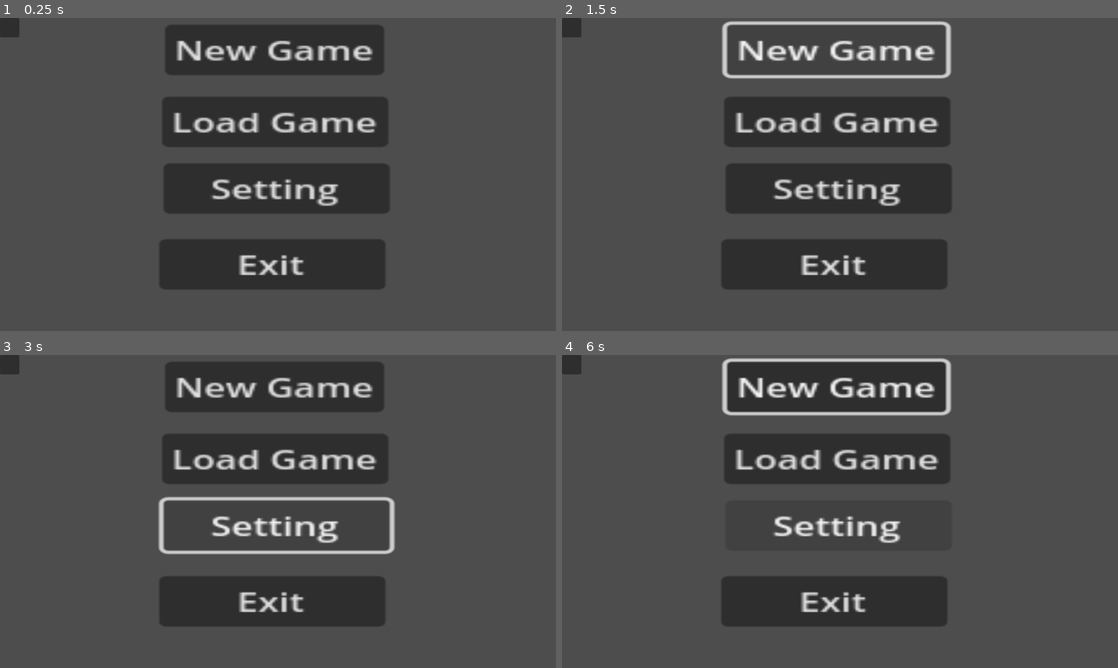
Above: before the commit, frames 1-4 (two rows, left to right).
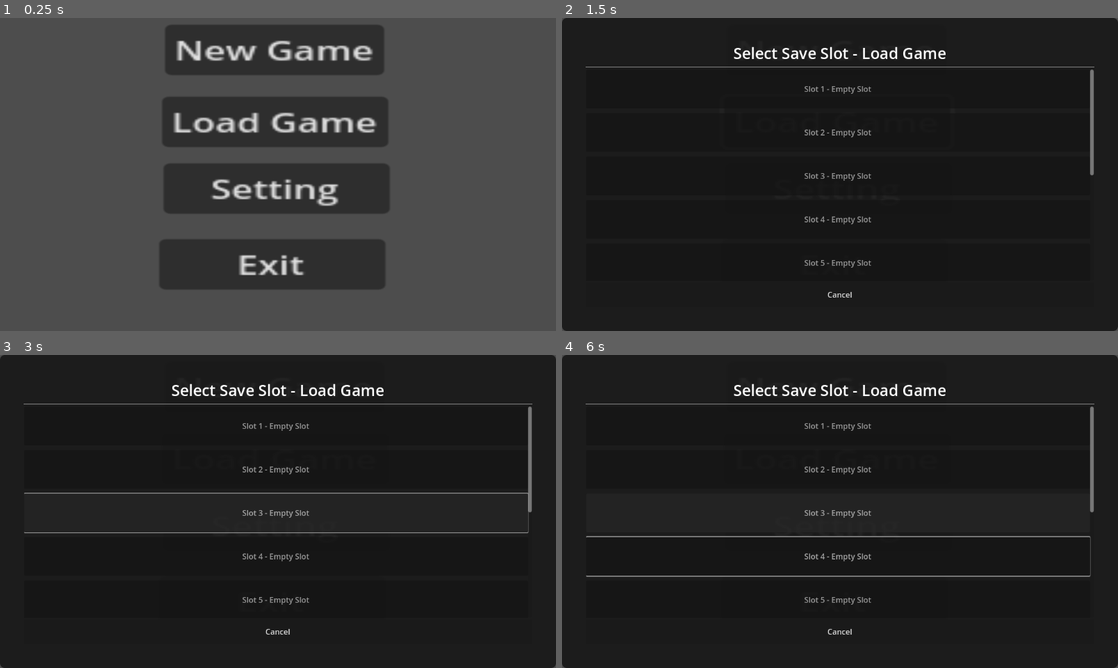
Above: after the commit, the same moments.

Repository: RandySteven/GameFarm
Game: Godot game, scene res://scenes/main_menu.tscn
Same seed, same stepped clock (60 frames per second), same inputs: the game is played once before the commit and once after it.
Inputs (mouse positions are in pixels of both pictures, inside the frame that each line leads up to):
- Up to frame 1 (0.25 s): no input
- Up to frame 2 (1.5 s): click "Load Game" at 0.5 s; click (834, 49) at 1.25 s, where only the run before the commit has a clickable "New Game"
- Up to frame 3 (3 s): click (272, 386) at 2 s, where only the run before the commit has a clickable "New Game"; click (278, 524) at 2.75 s, where only the run before the commit has a clickable "Setting"
- Up to frame 4 (6 s): hold D (move_right) 3.53-4.28 s; hold Z (action) 3.53-4.28 s; hold S (move_down) 4.28-5.03 s; tap 1 at 4.35 s; hold D (move_right) 5.03-5.78 s; tap 2 at 5.1 s; hold W (move_up) from 5.78 s (still down); tap Tab at 5.85 s

The runs differ from the first frame. In frame 1, 0.2% of the frame differs, in the area x 0-4%, y 0-7%; in frame 2, 97%, in the area x 0-100%, y 0-100%; in frame 3, 93%; in frame 4, 93%.

Commit message:
saves system

Diff:
--- a/assets/json/characters/dummy.json
+++ b/assets/json/characters/dummy.json
@@ -46,6 +46,7 @@
 	"bob": {
 		"name": "Bob",
 		"birthday": "11-SPRING",
-		"listOfEvents": []
+		"listOfEvents": [],
+		"relationShipLevel": 0
 	}
 }
--- /dev/null
+++ b/assets/json/saves/save_slots.json
@@ -0,0 +1,4 @@
+{
+	"max_slot": 10,
+	"slots": []
+}
--- a/scenes/main_menu.tscn
+++ b/scenes/main_menu.tscn
@@ -1,6 +1,20 @@
-[gd_scene load_steps=2 format=3 uid="uid://b6ay8tj4lbt4w"]
+[gd_scene load_steps=4 format=3 uid="uid://b6ay8tj4lbt4w"]
 
 [ext_resource type="Script" uid="uid://bxlcym8i0gf3o" path="res://scripts/MainMenu.gd" id="1_l6cm7"]
+
+[sub_resource type="StyleBoxFlat" id="StyleBoxFlat_1"]
+bg_color = Color(0.1, 0.1, 0.1, 0.95)
+corner_radius_top_left = 10
+corner_radius_top_right = 10
+corner_radius_bottom_right = 10
+corner_radius_bottom_left = 10
+
+[sub_resource type="StyleBoxFlat" id="StyleBoxFlat_2"]
+bg_color = Color(0.15, 0.15, 0.15, 0.98)
+corner_radius_top_left = 10
+corner_radius_top_right = 10
+corner_radius_bottom_right = 10
+corner_radius_bottom_left = 10
 
 [node name="MainMenu" type="Control"]
 layout_mode = 3
@@ -56,9 +70,107 @@
 [node name="CanvasLayer" type="CanvasLayer" parent="."]
 
 [node name="SavedListPanel" type="Panel" parent="CanvasLayer"]
-offset_right = 40.0
-offset_bottom = 40.0
+visible = false
+layout_mode = 1
+anchors_preset = 15
+anchor_right = 1.0
+anchor_bottom = 1.0
+grow_horizontal = 2
+grow_vertical = 2
+theme_override_styles/panel = SubResource("StyleBoxFlat_1")
+
+[node name="MarginContainer" type="MarginContainer" parent="CanvasLayer/SavedListPanel"]
+layout_mode = 1
+anchors_preset = 15
+anchor_right = 1.0
+anchor_bottom = 1.0
+grow_horizontal = 2
+grow_vertical = 2
+theme_override_constants/margin_left = 50
+theme_override_constants/margin_top = 50
+theme_override_constants/margin_right = 50
+theme_override_constants/margin_bottom = 50
+
+[node name="VBoxContainer" type="VBoxContainer" parent="CanvasLayer/SavedListPanel/MarginContainer"]
+layout_mode = 2
+
+[node name="TitleLabel" type="Label" parent="CanvasLayer/SavedListPanel/MarginContainer/VBoxContainer"]
+layout_mode = 2
+theme_override_font_sizes/font_size = 32
+text = "Select Save Slot"
+horizontal_alignment = 1
+
+[node name="HSeparator" type="HSeparator" parent="CanvasLayer/SavedListPanel/MarginContainer/VBoxContainer"]
+layout_mode = 2
+
+[node name="ScrollContainer" type="ScrollContainer" parent="CanvasLayer/SavedListPanel/MarginContainer/VBoxContainer"]
+layout_mode = 2
+size_flags_vertical = 3
+
+[node name="SlotContainer" type="VBoxContainer" parent="CanvasLayer/SavedListPanel/MarginContainer/VBoxContainer/ScrollContainer"]
+layout_mode = 2
+size_flags_horizontal = 3
+theme_override_constants/separation = 10
+
+[node name="CancelButton" type="Button" parent="CanvasLayer/SavedListPanel/MarginContainer/VBoxContainer"]
+layout_mode = 2
+custom_minimum_size = Vector2(0, 50)
+text = "Cancel"
+
+[node name="ConfirmFormPanel" type="Panel" parent="CanvasLayer"]
+visible = false
+layout_mode = 1
+anchors_preset = 8
+anchor_left = 0.5
+anchor_top = 0.5
+anchor_right = 0.5
+anchor_bottom = 0.5
+offset_left = -250.0
+offset_top = -100.0
+offset_right = 250.0
+offset_bottom = 100.0
+grow_horizontal = 2
+grow_vertical = 2
+theme_override_styles/panel = SubResource("StyleBoxFlat_2")
+
+[node name="MarginContainer" type="MarginContainer" parent="CanvasLayer/ConfirmFormPanel"]
+layout_mode = 1
+anchors_preset = 15
+anchor_right = 1.0
+anchor_bottom = 1.0
+grow_horizontal = 2
+grow_vertical = 2
+theme_override_constants/margin_left = 20
+theme_override_constants/margin_top = 20
+theme_override_constants/margin_right = 20
+theme_override_constants/margin_bottom = 20
+
+[node name="VBoxContainer" type="VBoxContainer" parent="CanvasLayer/ConfirmFormPanel/MarginContainer"]
+layout_mode = 2
+
+[node name="Label" type="Label" parent="CanvasLayer/ConfirmFormPanel/MarginContainer/VBoxContainer"]
+layout_mode = 2
+theme_override_font_sizes/font_size = 18
+text = "Are you sure?"
+horizontal_alignment = 1
+autowrap_mode = 2
+
+[node name="HBoxContainer" type="HBoxContainer" parent="CanvasLayer/ConfirmFormPanel/MarginContainer/VBoxContainer"]
+layout_mode = 2
+size_flags_vertical = 3
+alignment = 1
+
+[node name="YesButton" type="Button" parent="CanvasLayer/ConfirmFormPanel/MarginContainer/VBoxContainer/HBoxContainer"]
+layout_mode = 2
+size_flags_horizontal = 3
+text = "Yes"
+
+[node name="NoButton" type="Button" parent="CanvasLayer/ConfirmFormPanel/MarginContainer/VBoxContainer/HBoxContainer"]
+layout_mode = 2
+size_flags_horizontal = 3
+text = "No"
 
 [connection signal="pressed" from="LoadGameButton" to="." method="_on_load_game_button_pressed"]
 [connection signal="pressed" from="NewGameButton" to="." method="_on_new_game_button_pressed"]
 [connection signal="pressed" from="ExitButton" to="." method="_on_exit_button_pressed"]
+[connection signal="pressed" from="CanvasLayer/SavedListPanel/MarginContainer/VBoxContainer/CancelButton" to="." method="_on_cancel_button_pressed"]
--- a/scripts/MainMenu.gd
+++ b/scripts/MainMenu.gd
@@ -1,11 +1,274 @@
 class_name MainMenu extends Node
 
+@onready var saved_list_panel = $CanvasLayer/SavedListPanel
+@onready var slot_container = $CanvasLayer/SavedListPanel/MarginContainer/VBoxContainer/ScrollContainer/SlotContainer
+@onready var title_label = $CanvasLayer/SavedListPanel/MarginContainer/VBoxContainer/TitleLabel
+@onready var confirm_panel = $CanvasLayer/ConfirmFormPanel
+@onready var confirm_label = $CanvasLayer/ConfirmFormPanel/MarginContainer/VBoxContainer/Label
+@onready var confirm_yes_button = $CanvasLayer/ConfirmFormPanel/MarginContainer/VBoxContainer/HBoxContainer/YesButton
+@onready var confirm_no_button = $CanvasLayer/ConfirmFormPanel/MarginContainer/VBoxContainer/HBoxContainer/NoButton
+@onready var cancel_button = $CanvasLayer/SavedListPanel/MarginContainer/VBoxContainer/CancelButton
+
+var saved_slot_obj = {}
+var selected_slot: int = -1
+var is_new_game_mode: bool = false
+var slot_buttons: Array[Button] = []
+
+func _ready():
+	display_saved_list_panel(false)
+	display_confirm_panel(false)
+	load_save_file()
+	_setup_confirm_buttons()
+
+func _setup_confirm_buttons():
+	if confirm_yes_button:
+		confirm_yes_button.pressed.connect(_on_confirm_yes)
+	if confirm_no_button:
+		confirm_no_button.pressed.connect(_on_confirm_no)
 
 func _on_new_game_button_pressed() -> void:
-	print("new game")
+	is_new_game_mode = true
+	load_save_file()
+	display_saved_list_panel(true)
+	populate_save_slots()
 
 func _on_load_game_button_pressed() -> void:
-	print("load game")
+	is_new_game_mode = false
+	load_save_file()
+	display_saved_list_panel(true)
+	populate_save_slots()
+
+func _on_setting_button_pressed() -> void:
+	print("setting")
 
 func _on_exit_button_pressed() -> void:
 	get_tree().quit(0)
+
+func _unhandled_input(event: InputEvent) -> void:
+	if event is InputEventKey and event.pressed:
+		if event.keycode == KEY_ESCAPE:
+			if confirm_panel and confirm_panel.visible:
+				_on_confirm_no()
+				get_viewport().set_input_as_handled()
+			elif saved_list_panel and saved_list_panel.visible:
+				_on_cancel_button_pressed()
+				get_viewport().set_input_as_handled()
+
+func _on_cancel_button_pressed() -> void:
+	display_saved_list_panel(false)
+	selected_slot = -1
+
+func _on_confirm_yes() -> void:
+	display_confirm_panel(false)
+	if selected_slot >= 0:
+		if is_new_game_mode:
+			create_new_save(selected_slot)
+		else:
+			load_existing_save(selected_slot)
+	# Reset confirm button text and visibility
+	if confirm_no_button:
+		confirm_no_button.text = "No"
+	if confirm_yes_button:
+		confirm_yes_button.visible = true
+
+func _on_confirm_no() -> void:
+	display_confirm_panel(false)
+	selected_slot = -1
+	# Reset confirm button text and visibility
+	if confirm_no_button:
+		confirm_no_button.text = "No"
+	if confirm_yes_button:
+		confirm_yes_button.visible = true
+
+func display_saved_list_panel(is_display: bool):
+	if saved_list_panel:
+		saved_list_panel.visible = is_display
+		get_tree().paused = is_display
+		if not is_display:
+			selected_slot = -1
+
+func display_confirm_panel(is_display: bool):
+	if confirm_panel:
+		confirm_panel.visible = is_display
+
+func populate_save_slots():
+	if not slot_container:
+		return
+
+	# Update title based on mode
+	if title_label:
+		if is_new_game_mode:
+			title_label.text = "Select Save Slot - New Game"
+		else:
+			title_label.text = "Select Save Slot - Load Game"
+
+	# Clear existing buttons
+	for button in slot_buttons:
+		if is_instance_valid(button):
+			button.queue_free()
+	slot_buttons.clear()
+
+	var max_slots = saved_slot_obj.get("max_slot", 10)
+
+	for i in range(max_slots):
+		var slot_data = get_slot_data(i)
+		var slot_button = create_slot_button(i, slot_data)
+		slot_container.add_child(slot_button)
+		slot_buttons.append(slot_button)
+
+func create_slot_button(slot_index: int, slot_data: Dictionary) -> Button:
+	var button = Button.new()
+	button.custom_minimum_size = Vector2(600, 80)
+	button.text = format_slot_text(slot_index, slot_data)
+
+	# Style empty vs filled slots
+	if slot_data.is_empty:
+		button.modulate = Color(0.7, 0.7, 0.7, 1.0)
+	else:
+		button.modulate = Color.WHITE
+
+	# Connect signal
+	button.pressed.connect(_on_slot_selected.bind(slot_index))
+
+	return button
+
+func format_slot_text(slot_index: int, slot_data: Dictionary) -> String:
+	var slot_num = slot_index + 1
+	if slot_data.is_empty:
+		return "Slot %d - Empty Slot" % slot_num
+	else:
+		var character_name = slot_data.get("character_name", "Unknown")
+		var farm_name = slot_data.get("farm_name", "Unknown Farm")
+		var save_date = slot_data.get("save_date", "Unknown Date")
+		return "Slot %d - %s | Farm: %s | Saved: %s" % [slot_num, character_name, farm_name, save_date]
+
+func get_slot_data(slot_index: int) -> Dictionary:
+	var slot_file_name = "user://save_game_farm_slot_%d.dat" % slot_index
+	if not FileAccess.file_exists(slot_file_name):
+		return {"is_empty": true}
+
+	var file = FileAccess.open(slot_file_name, FileAccess.READ)
+	if file == null:
+		return {"is_empty": true}
+
+	var json_string = file.get_as_text()
+	file.close()
+
+	var json = JSON.new()
+	var parse_result = json.parse(json_string)
+
+	if parse_result != OK:
+		return {"is_empty": true}
+
+	var data = json.get_data()
+	if data.is_empty:
+		return {"is_empty": true}
+
+	data["is_empty"] = false
+	return data
+
+func _on_slot_selected(slot_index: int):
+	selected_slot = slot_index
+	var slot_data = get_slot_data(slot_index)
+
+	if is_new_game_mode:
+		# New game - check if slot is occupied
+		if not slot_data.is_empty:
+			# Show confirmation for overwrite
+			confirm_label.text = "Slot %d already has a save file.\nOverwrite existing save?" % (slot_index + 1)
+			# Reset button states
+			if confirm_yes_button:
+				confirm_yes_button.visible = true
+			if confirm_no_button:
+				confirm_no_button.text = "No"
+			display_confirm_panel(true)
+		else:
+			# Empty slot, proceed directly
+			create_new_save(slot_index)
+	else:
+		# Load game - check if slot has data
+		if slot_data.is_empty:
+			# Show error message
+			confirm_label.text = "Slot %d is empty.\nCannot load this save." % (slot_index + 1)
+			if confirm_yes_button:
+				confirm_yes_button.visible = false
+			if confirm_no_button:
+				confirm_no_button.text = "OK"
+			display_confirm_panel(true)
+		else:
+			# Load the save
+			load_existing_save(slot_index)
+
+func create_new_save(slot: int):
+	var slot_file_name = "user://save_game_farm_slot_%d.dat" % slot
+	var save_data = {
+		"slot": slot,
+		"character_name": "",
+		"farm_name": "",
+		"save_date": Time.get_datetime_string_from_system(),
+		"game_data": {}
+	}
+
+	var file = FileAccess.open(slot_file_name, FileAccess.WRITE)
+	if file:
+		var json_string = JSON.stringify(save_data)
+		file.store_string(json_string)
+		file.close()
+
+	# Store selected slot for character creation
+	# You can use an autoload singleton or global variable to pass this
+	# For now, we'll use a simple approach
+	display_saved_list_panel(false)
+	get_tree().change_scene_to_file("res://scenes/create_character_menu.tscn")
+
+func load_existing_save(slot: int):
+	var slot_file_name = "user://save_game_farm_slot_%d.dat" % slot
+	var file = FileAccess.open(slot_file_name, FileAccess.READ)
+
+	if file == null:
+		push_error("Failed to load save file: " + slot_file_name)
+		return
+
+	var json_string = file.get_as_text()
+	file.close()
+
+	var json = JSON.new()
+	var parse_result = json.parse(json_string)
+
+	if parse_result != OK:
+		push_error("Failed to parse save file")
+		return
+
+	var save_data = json.get_data()
+	display_saved_list_panel(false)
+
+	# Load the game scene with save data
+	# You'll need to implement the actual game loading logic here
+	print("Loading save slot %d: %s" % [slot, save_data.get("character_name", "Unknown")])
+	# Example: get_tree().change_scene_to_file("res://scenes/player_farm.tscn")
+
+func load_save_file():
+	var saved_slot_json_file = FileAccess.open("res://assets/json/saves/save_slots.json", FileAccess.READ)
+
+	if saved_slot_json_file == null:
+		push_error("failed to load saved_slot_json")
+		# Create default structure
+		saved_slot_obj = {"max_slot": 10, "slots": []}
+		return
+
+	var json_str = saved_slot_json_file.get_as_text()
+	saved_slot_json_file.close()
+
+	var json = JSON.new()
+	var parse_result = json.parse(json_str)
+
+	if parse_result != OK:
+		push_error("json format is not correct")
+		saved_slot_obj = {"max_slot": 10, "slots": []}
+		return
+
+	saved_slot_obj = json.get_data()
+
+	# Ensure max_slot exists
+	if not saved_slot_obj.has("max_slot"):
+		saved_slot_obj["max_slot"] = 10
--- a/scripts/NPCSingleton.gd
+++ b/scripts/NPCSingleton.gd
@@ -15,7 +15,6 @@
 		print("NPC data loaded successfully.")
 	else:
 		push_error("JSON Parse Error: NPC data file is malformed.")
-
 	pass
 
 func get_npc(npc_name : String) -> Dictionary:
